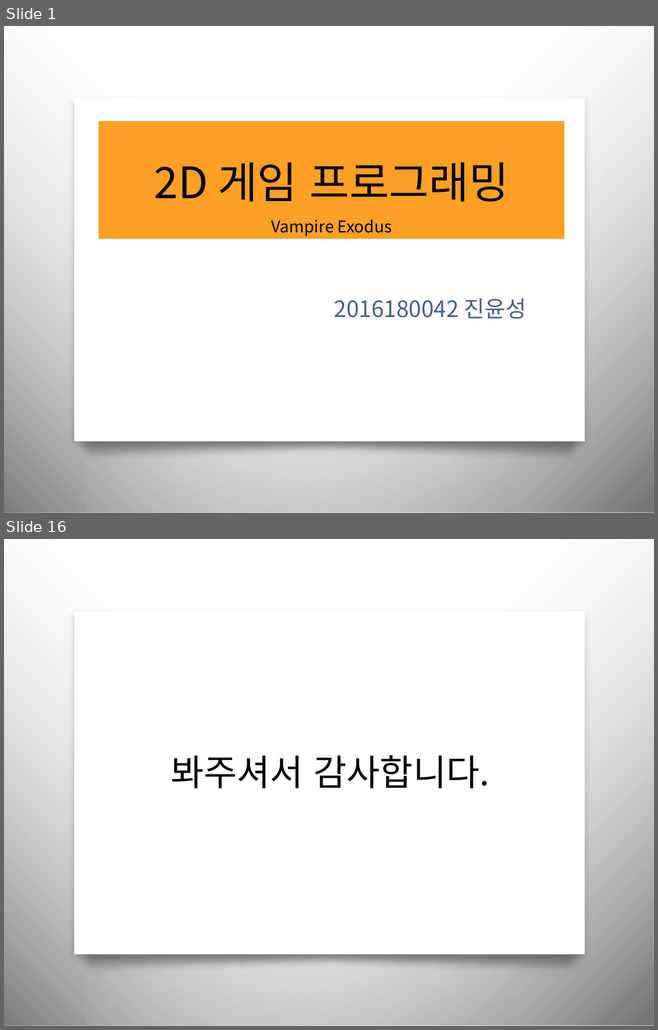
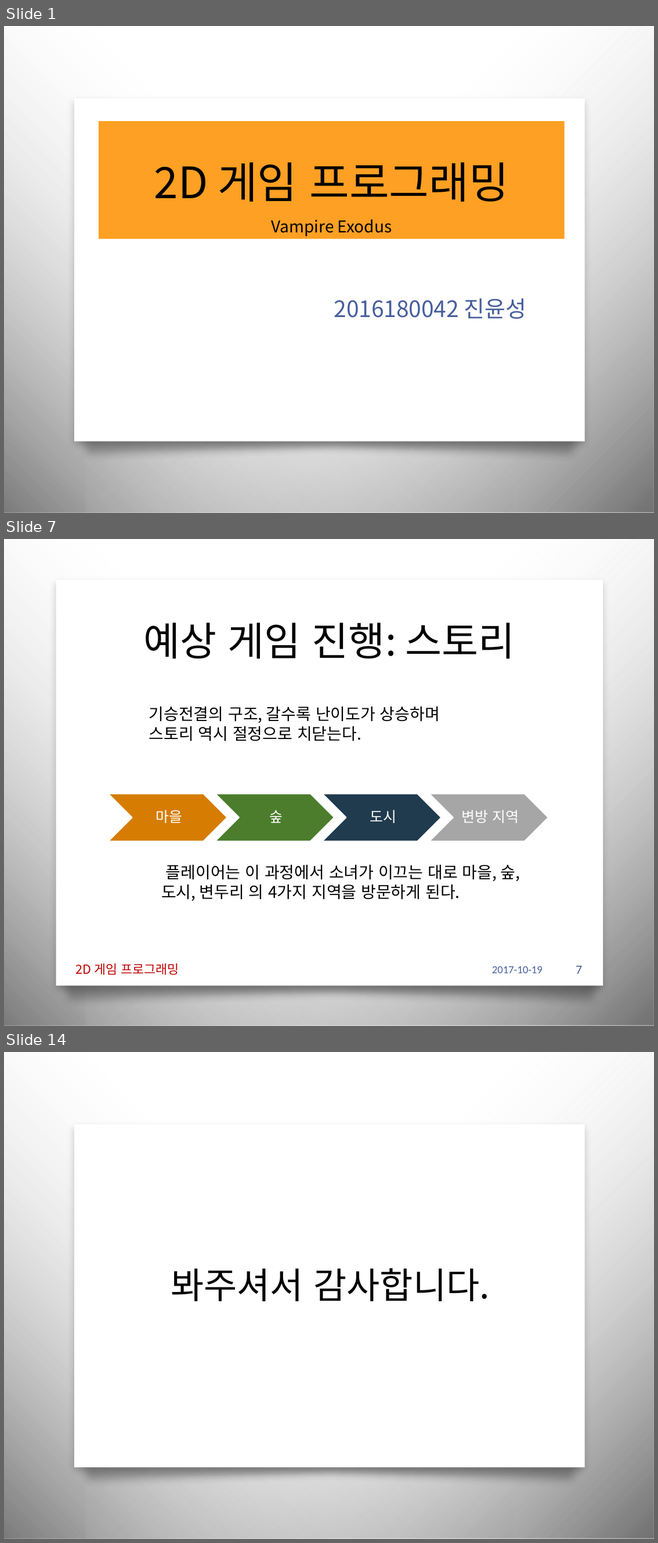
Before and after one commit to iconstudio/2017-Platformer, a slide deck: slides/2016180042_진윤성_2DGP_1차발표.pptx. Shown one above the other, each under a label of ours: slides 1 and 16 before the commit, slides 1, 7 and 14 after it; the slides between them are not shown. The pictures are 658x1030 and 658x1543 pixels, drawn with LibreOffice and Linux fonts; fonts in the diff are those of the drawing; background and template pictures are left out. Boxes give left, top, right and bottom in pixels: in the first picture for what was removed or moved away, otherwise in the second. Text is boxed around its words. In the diff, an @@ line names an element or a change of style, - is before the commit and + after.

```diff
--- a/slides/2016180042_진윤성_2DGP_1차발표.pptx
+++ b/slides/2016180042_진윤성_2DGP_1차발표.pptx
@@ slide 7 added at [4,539,654,1026], background picture (left out); not listed: 2 template elements that a slide beside it also shows @@
@@ rectangle added at [56,580,603,986], fill #FFFFFF @@
@@ title added at [144,623,515,659], 44 pt, text #000000 @@
+예상 게임 진행: 스토리
@@ text added at [149,707,440,741], 18 pt, text #000000 @@
+기승전결의 구조, 갈수록 난이도가 상승하며
+스토리 역시 절정으로 치닫는다.
@@ group added at [108,794,547,841]: 4 chevrons, 4 texts @@
+마을
+숲
+도시
+변방 지역
@@ text added at [161,865,520,901], 18 pt, text #000000 @@
+플레이어는 이 과정에서 소녀가 이끄는 대로 마을, 숲, 도시, 변두리 의 4가지 지역을 방문하게 된다.
@@ freeform shape added at [49,971,611,1009], fill gradient #010101 @@
@@ text added at [75,964,179,975], 14 pt, text #C00000 @@
+2D 게임 프로그래밍
@@ text added at [492,966,542,973], 12 pt, text #465E9C @@
+2017-10-19
@@ page number added at [575,966,582,974], 14 pt, text #465E9C @@
+7
@@ what was slide 16 is now slide 14 @@
```
Also in this commit, not shown: 11 slides changed, 1 other slide added, 4 slides removed, 1 other file.
